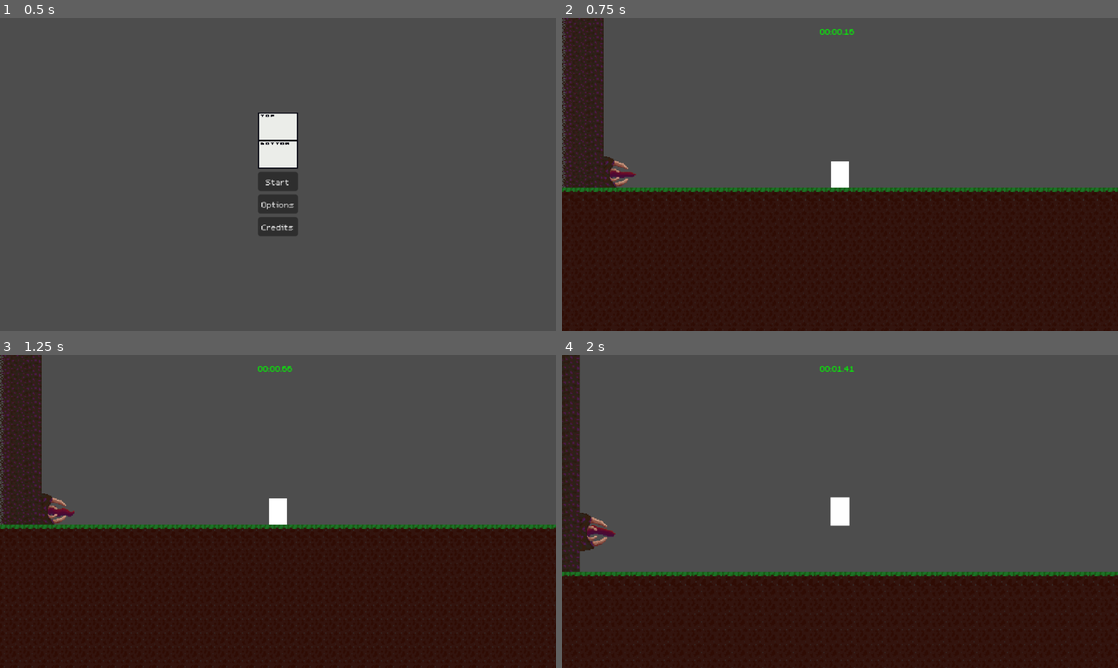
Above: before the commit, frames 1-4 (two rows, left to right).
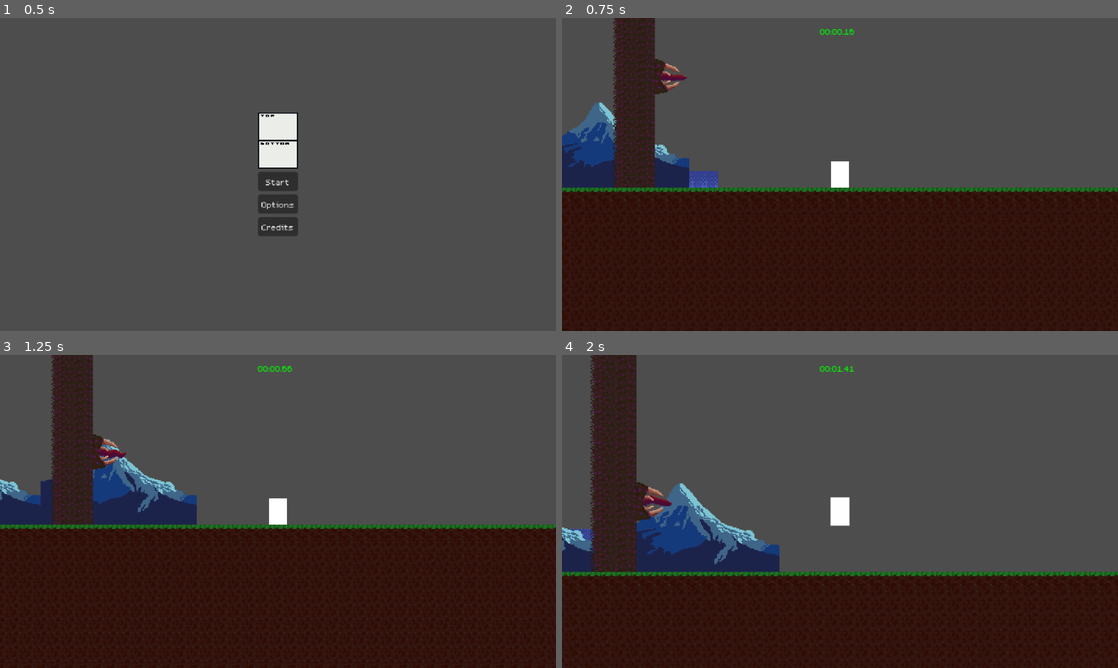
Above: after the commit, the same moments.

Repository: Skuffy808/Vorous
Game: Godot game, scene res://scenes/main_menu.tscn
Same seed, same stepped clock (60 frames per second), same inputs: the game is played once before the commit and once after it.
Inputs (mouse positions are in pixels of both pictures, inside the frame that each line leads up to):
- Up to frame 1 (0.5 s): no input
- Up to frame 2 (0.75 s): click "Start" at 0.5 s
- Up to frame 3 (1.25 s): no input
- Up to frame 4 (2 s): tap Enter (ui_accept) at 1.25, 1.52 s; move the mouse to (962, 495) at 1.27 s; tap Mouse wheel up (zoom_in) at 1.35 s

Frame 1 is identical in both runs. In frame 2, 9.7% of the frame differs, in the area x 0-29%, y 0-55%; in frame 3, 12%; in frame 4, 13%, in the area x 0-40%, y 0-70%.

Commit message:
add bad paralax

Diff:
--- a/scenes/game.tscn
+++ b/scenes/game.tscn
@@ -1,5 +1,6 @@
-[gd_scene load_steps=10 format=3 uid="uid://ctho4ks2kncyt"]
-
+[gd_scene load_steps=11 format=3 uid="uid://ctho4ks2kncyt"]
+
+[ext_resource type="PackedScene" uid="uid://cwy01wfbsb1vk" path="res://scenes/parallax_background.tscn" id="1_gee14"]
 [ext_resource type="PackedScene" uid="uid://dx3donnd0lfk1" path="res://scenes/player.tscn" id="1_lnu2h"]
 [ext_resource type="PackedScene" uid="uid://dnsh31yhrttin" path="res://scenes/worm.tscn" id="1_p57ef"]
 [ext_resource type="Script" uid="uid://dtxm1cwjnn6pq" path="res://scripts/platform_manager.gd" id="2_lbhrr"]
@@ -398,9 +399,13 @@
 
 [node name="Game" type="Node2D"]
 
+[node name="ParallaxBackground" parent="." instance=ExtResource("1_gee14")]
+offset = Vector2(0, -64)
+transform = Transform2D(1, 0, 0, 1, 0, -64)
+
 [node name="Worm" parent="." instance=ExtResource("1_p57ef")]
 z_index = 1
-position = Vector2(0, 281)
+position = Vector2(59, 149)
 
 [node name="PlatformManager" type="Node" parent="."]
 script = ExtResource("2_lbhrr")
--- /dev/null
+++ b/scenes/parallax_background.tscn
@@ -0,0 +1,47 @@
+[gd_scene load_steps=5 format=3 uid="uid://cwy01wfbsb1vk"]
+
+[ext_resource type="Texture2D" uid="uid://dx22cpmjot3mo" path="res://assets/background/Background-4.png" id="1_ljpgv"]
+[ext_resource type="Texture2D" uid="uid://bcnjqttq1hpl3" path="res://assets/background/Background-2.png" id="2_bpahb"]
+[ext_resource type="Texture2D" uid="uid://dg7svlhf0cndk" path="res://assets/background/Background-1.png" id="3_qs7dk"]
+[ext_resource type="Texture2D" uid="uid://dugbgubpe437j" path="res://assets/background/Background-0.png" id="4_2oy3k"]
+
+[node name="ParallaxBackground" type="ParallaxBackground"]
+
+[node name="ParallaxLayer" type="ParallaxLayer" parent="."]
+texture_filter = 1
+position = Vector2(90, 300)
+motion_scale = Vector2(0, 0)
+motion_mirroring = Vector2(180, 0)
+
+[node name="Sprite2D" type="Sprite2D" parent="ParallaxLayer"]
+texture_filter = 1
+texture = ExtResource("1_ljpgv")
+
+[node name="ParallaxLayer2" type="ParallaxLayer" parent="."]
+texture_filter = 1
+position = Vector2(90, 300)
+motion_mirroring = Vector2(180, 0)
+
+[node name="Sprite2D" type="Sprite2D" parent="ParallaxLayer2"]
+texture_filter = 1
+texture = ExtResource("2_bpahb")
+
+[node name="ParallaxLayer3" type="ParallaxLayer" parent="."]
+texture_filter = 1
+position = Vector2(90, 300)
+motion_scale = Vector2(0.1, 0.1)
+motion_mirroring = Vector2(180, 0)
+
+[node name="Sprite2D" type="Sprite2D" parent="ParallaxLayer3"]
+texture_filter = 1
+texture = ExtResource("3_qs7dk")
+
+[node name="ParallaxLayer4" type="ParallaxLayer" parent="."]
+texture_filter = 1
+position = Vector2(90, 300)
+motion_scale = Vector2(0.2, 0.2)
+motion_mirroring = Vector2(180, 0)
+
+[node name="Sprite2D" type="Sprite2D" parent="ParallaxLayer4"]
+texture_filter = 1
+texture = ExtResource("4_2oy3k")
Binary file added: assets/background/Background-0.png
Not shown, added: assets/background/Background-0.png.import
Binary file added: assets/background/Background-1.png
Not shown, added: assets/background/Background-1.png.import
Binary file added: assets/background/Background-2.png
Not shown, added: assets/background/Background-2.png.import
Binary file added: assets/background/Background-3.png
Not shown, added: assets/background/Background-3.png.import
Binary file added: assets/background/Background-4.png
Not shown, added: assets/background/Background-4.png.import
